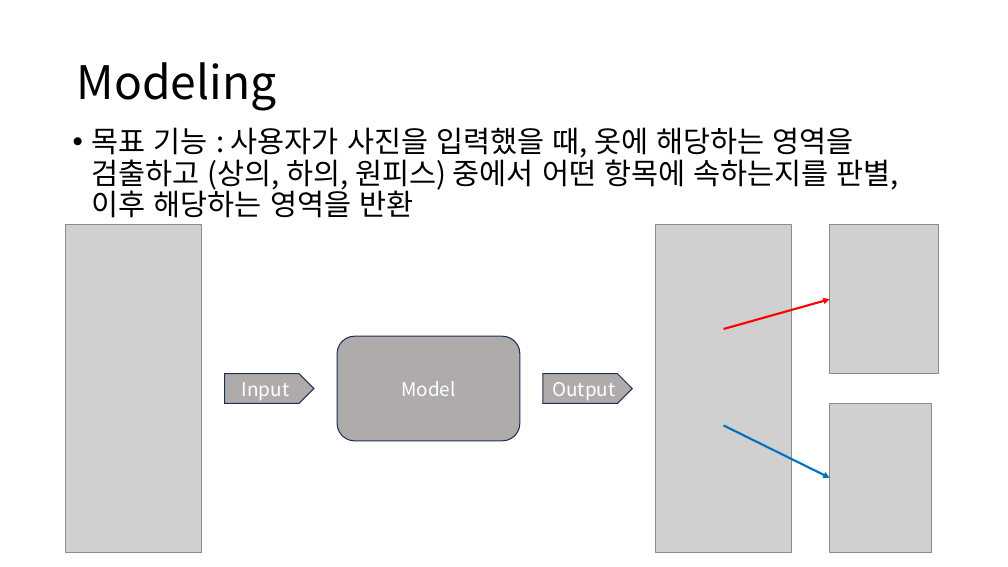
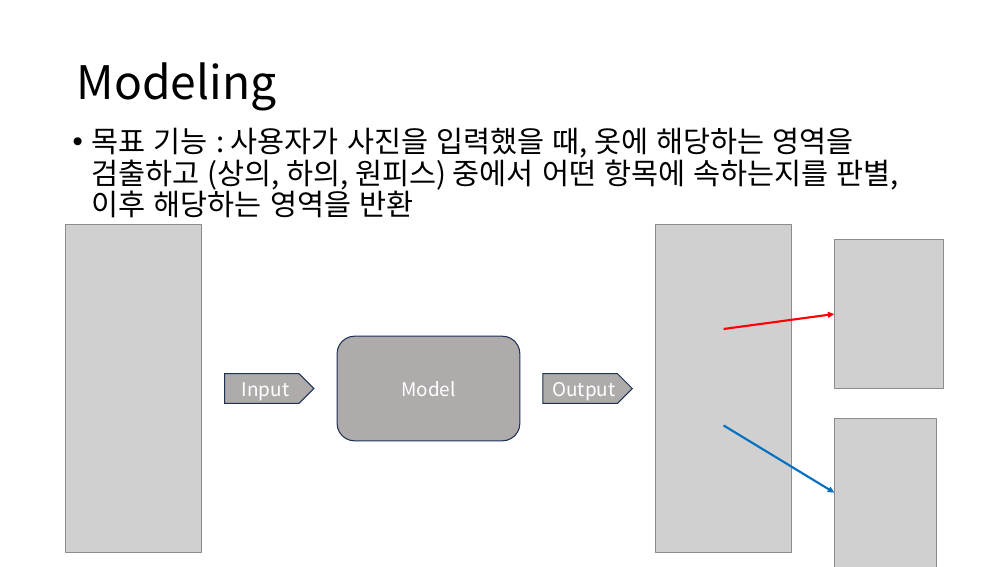
Before and after one commit to Playdata-G-DA35/DA35-final-team2-Item_Classification_RPA, a slide deck: slide 3 of documents/Clothes Detection 모델 보고서.pptx. Drawn at 1008x567 pixels with LibreOffice and Linux fonts; fonts in the diff are those of the drawing; grey boxes stand for pictures. Boxes give left, top, right and bottom in pixels: in the first picture for what was removed or moved away, otherwise in the second. Text is boxed around its words. In the diff, an @@ line names an element or a change of style, - is before the commit and + after.

```diff
--- a/documents/Clothes Detection 모델 보고서.pptx
+++ b/documents/Clothes Detection 모델 보고서.pptx
@@ picture: place and size @@
-picture at <box>830,225,938,374</box>
+picture at <box>835,240,944,389</box>
@@ arrow moved from (724, 329) - (830, 299) to (724, 329) - (835, 314) @@
@@ picture: place and size @@
-picture at <box>830,404,932,553</box>
+picture at <box>835,418,937,567</box>
@@ arrow moved from (724, 426) - (830, 478) to (724, 426) - (835, 493) @@
```
Also in this commit, not shown: 2 other slides changed, 1 other file.
